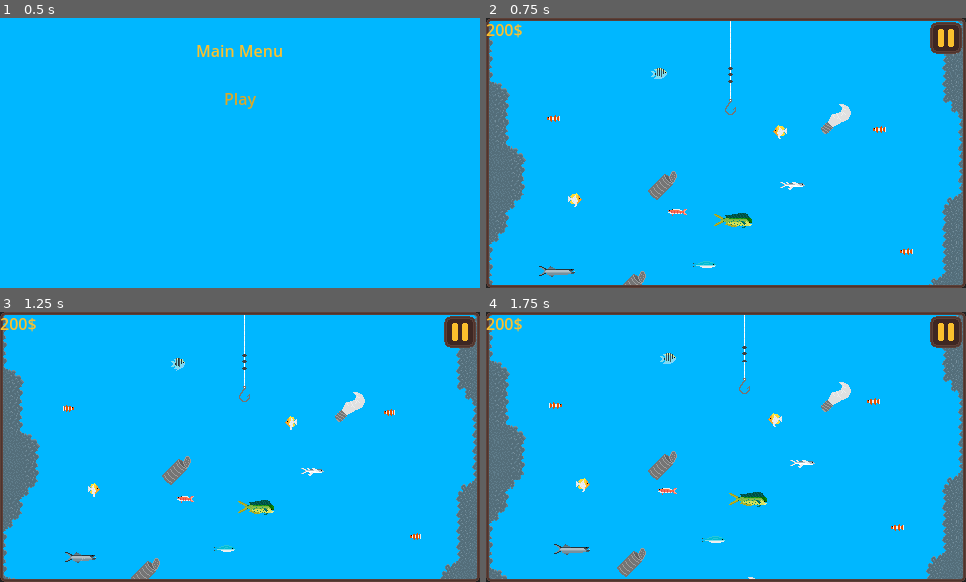
Above: before the commit, frames 1-4 (two rows, left to right).
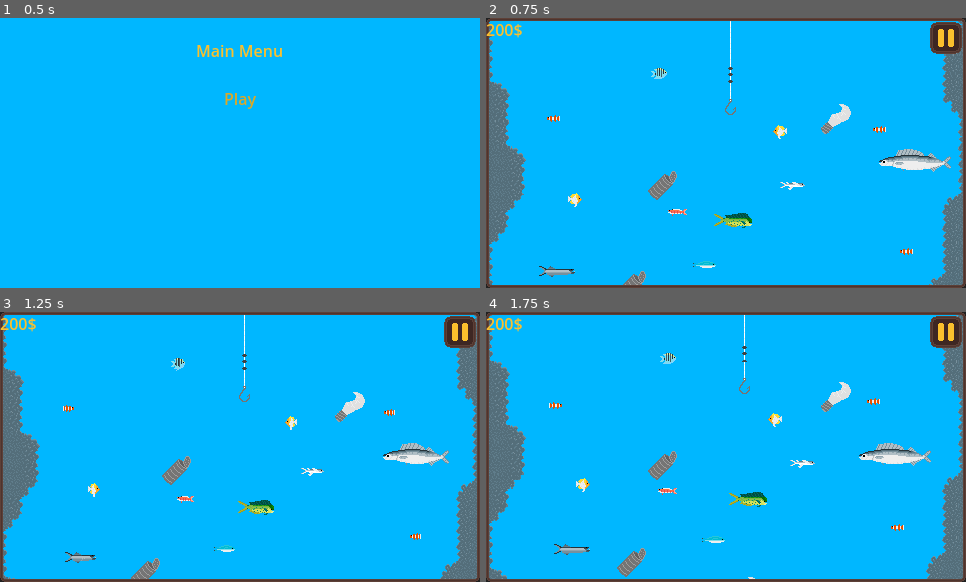
Above: after the commit, the same moments.

Repository: RaddiZeCat/HookLineAndSinkerGodot
Game: Godot game, scene res://Maps/main_menu.tscn
The game is run twice, just before and just after one commit, with the same random seed, the same clock (stepped at 60 frames per second) and the same inputs.
Inputs (mouse positions are in pixels of both pictures, inside the frame that each line leads up to):
- Up to frame 1 (0.5 s): no input
- Up to frame 2 (0.75 s): click "Play" at 0.5 s
- Up to frame 3 (1.25 s): no input
- Up to frame 4 (1.75 s): move the mouse to (831, 433) at 1.27 s; press the mouse at (831, 433) at 1.28 s; hold D (move_right) from 1.28 s (still down)

Frame 1 is identical in both runs. In frame 2, 0.7% of the frame differs, in the area x 81-97%, y 48-58%; in frame 3, 0.7%; in frame 4, 0.7%.

Commit message:
more big fish

Diff:
--- a/Maps/ocean_scene.tscn
+++ b/Maps/ocean_scene.tscn
@@ -369,6 +369,36 @@
 }
 point_count = 5
 
+[sub_resource type="Curve2D" id="Curve2D_wjyie"]
+_data = {
+"points": PackedVector2Array(0, 0, 0, 0, -59, 1791, 0, 0, 0, 0, 30, 1761, 0, 0, 0, 0, 72, 1815, 0, 0, 0, 0, -59, 1791)
+}
+point_count = 4
+
+[sub_resource type="Curve2D" id="Curve2D_siw7q"]
+_data = {
+"points": PackedVector2Array(0, 0, 0, 0, 292, 1174, 0, 0, 0, 0, 72, 1086, 0, 0, 0, 0, 97, 1124, 0, 0, 0, 0, 292, 1173)
+}
+point_count = 4
+
+[sub_resource type="Curve2D" id="Curve2D_b5m50"]
+_data = {
+"points": PackedVector2Array(0, 0, 0, 0, 312, 78, 0, 0, 0, 0, 180, 181, 0, 0, 0, 0, 264, 190, 0, 0, 0, 0, 312, 78)
+}
+point_count = 4
+
+[sub_resource type="Curve2D" id="Curve2D_rinb8"]
+_data = {
+"points": PackedVector2Array(0, 0, 0, 0, -73, 860, 0, 0, 0, 0, -19, 936, 0, 0, 0, 0, 143, 860, 0, 0, 0, 0, -73, 860)
+}
+point_count = 4
+
+[sub_resource type="Curve2D" id="Curve2D_hak6x"]
+_data = {
+"points": PackedVector2Array(0, 0, 0, 0, 282, 1323, 0, 0, 0, 0, 129, 1275, 0, 0, 0, 0, 184, 1341, 0, 0, 0, 0, 282, 1322)
+}
+point_count = 4
+
 [node name="OceanScene" type="Node2D"]
 process_mode = 1
 script = ExtResource("1_i2hc8")
@@ -1792,6 +1822,81 @@
 [node name="PathFollow2D" type="PathFollow2D" parent="Fish&Paths/Mahi3/Path2D"]
 position = Vector2(126, 138)
 rotation = -0.0302938
+
+[node name="Herring2" type="Node" parent="Fish&Paths"]
+
+[node name="Clownfish" parent="Fish&Paths/Herring2" node_paths=PackedStringArray("PathPoint") instance=ExtResource("6_ud18k")]
+position = Vector2(-59, 1790)
+PathPoint = NodePath("../Path2D/PathFollow2D")
+
+[node name="Path2D" type="Path2D" parent="Fish&Paths/Herring2"]
+curve = SubResource("Curve2D_wjyie")
+script = ExtResource("5_w1pj5")
+speed = 15.0
+
+[node name="PathFollow2D" type="PathFollow2D" parent="Fish&Paths/Herring2/Path2D"]
+position = Vector2(-59, 1791)
+rotation = -0.325118
+
+[node name="Baracuda2" type="Node" parent="Fish&Paths"]
+
+[node name="Clownfish" parent="Fish&Paths/Baracuda2" node_paths=PackedStringArray("PathPoint") instance=ExtResource("36_0wu4g")]
+position = Vector2(293, 1176)
+PathPoint = NodePath("../Path2D/PathFollow2D")
+
+[node name="Path2D" type="Path2D" parent="Fish&Paths/Baracuda2"]
+curve = SubResource("Curve2D_siw7q")
+script = ExtResource("5_w1pj5")
+speed = 20.0
+
+[node name="PathFollow2D" type="PathFollow2D" parent="Fish&Paths/Baracuda2/Path2D"]
+position = Vector2(292, 1174)
+rotation = -2.76109
+
+[node name="Gemfish2" type="Node" parent="Fish&Paths"]
+
+[node name="Clownfish" parent="Fish&Paths/Gemfish2" node_paths=PackedStringArray("PathPoint") instance=ExtResource("40_1ligm")]
+position = Vector2(311, 78)
+PathPoint = NodePath("../Path2D/PathFollow2D")
+
+[node name="Path2D" type="Path2D" parent="Fish&Paths/Gemfish2"]
+curve = SubResource("Curve2D_b5m50")
+script = ExtResource("5_w1pj5")
+speed = 25.0
+
+[node name="PathFollow2D" type="PathFollow2D" parent="Fish&Paths/Gemfish2/Path2D"]
+position = Vector2(312, 78)
+rotation = 2.47898
+
+[node name="Shortfin2" type="Node" parent="Fish&Paths"]
+
+[node name="Clownfish" parent="Fish&Paths/Shortfin2" node_paths=PackedStringArray("PathPoint") instance=ExtResource("39_wjab3")]
+position = Vector2(-73, 860)
+PathPoint = NodePath("../Path2D/PathFollow2D")
+
+[node name="Path2D" type="Path2D" parent="Fish&Paths/Shortfin2"]
+curve = SubResource("Curve2D_rinb8")
+script = ExtResource("5_w1pj5")
+speed = 25.0
+
+[node name="PathFollow2D" type="PathFollow2D" parent="Fish&Paths/Shortfin2/Path2D"]
+position = Vector2(-73, 860)
+rotation = 0.953041
+
+[node name="Marlin2" type="Node" parent="Fish&Paths"]
+
+[node name="Clownfish" parent="Fish&Paths/Marlin2" node_paths=PackedStringArray("PathPoint") instance=ExtResource("31_ec43r")]
+position = Vector2(282, 1324)
+PathPoint = NodePath("../Path2D/PathFollow2D")
+
+[node name="Path2D" type="Path2D" parent="Fish&Paths/Marlin2"]
+curve = SubResource("Curve2D_hak6x")
+script = ExtResource("5_w1pj5")
+speed = 25.0
+
+[node name="PathFollow2D" type="PathFollow2D" parent="Fish&Paths/Marlin2/Path2D"]
+position = Vector2(282, 1323)
+rotation = -2.83759
 
 [connection signal="pressed" from="Camera2D/Control/ButtonPause" to="." method="_on_button_pause_pressed"]
 [connection signal="pressed" from="Camera2D/Control/Menu Paused/ButtonUnpause" to="." method="_on_button_unpause_pressed"]
Not shown: 1 places in Maps/ocean_scene.tscn that only renumber resources
